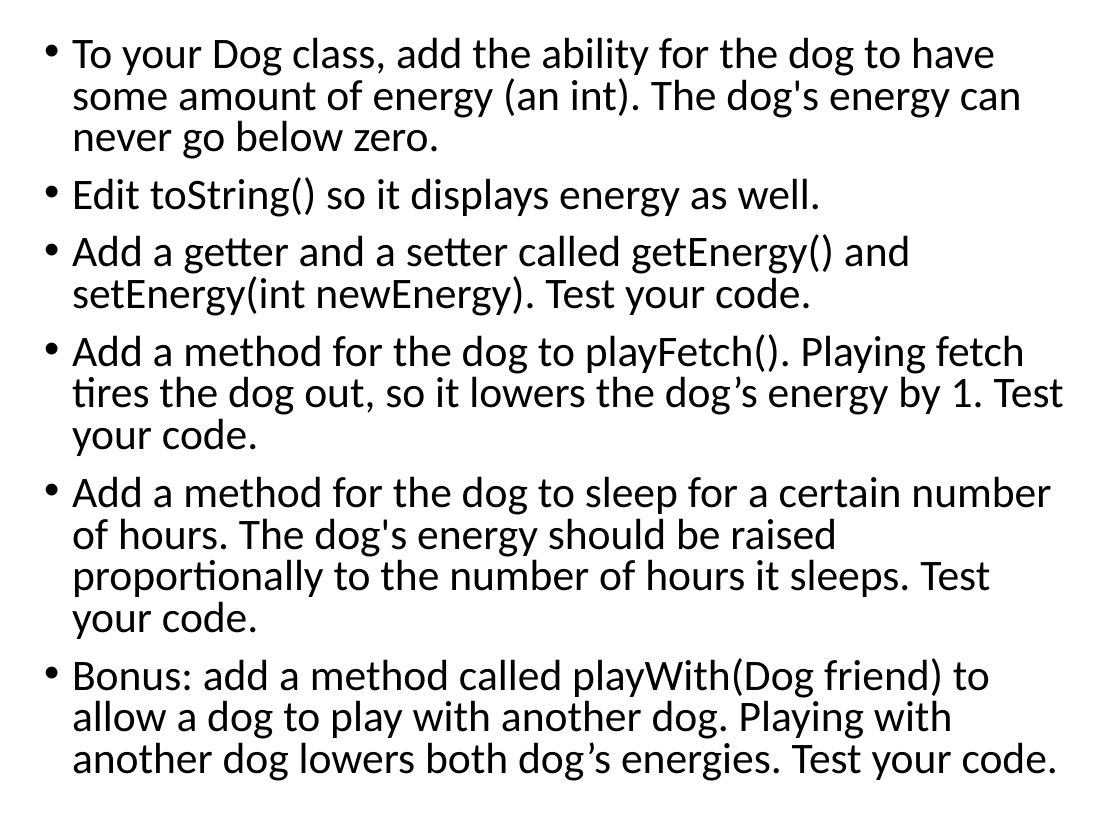
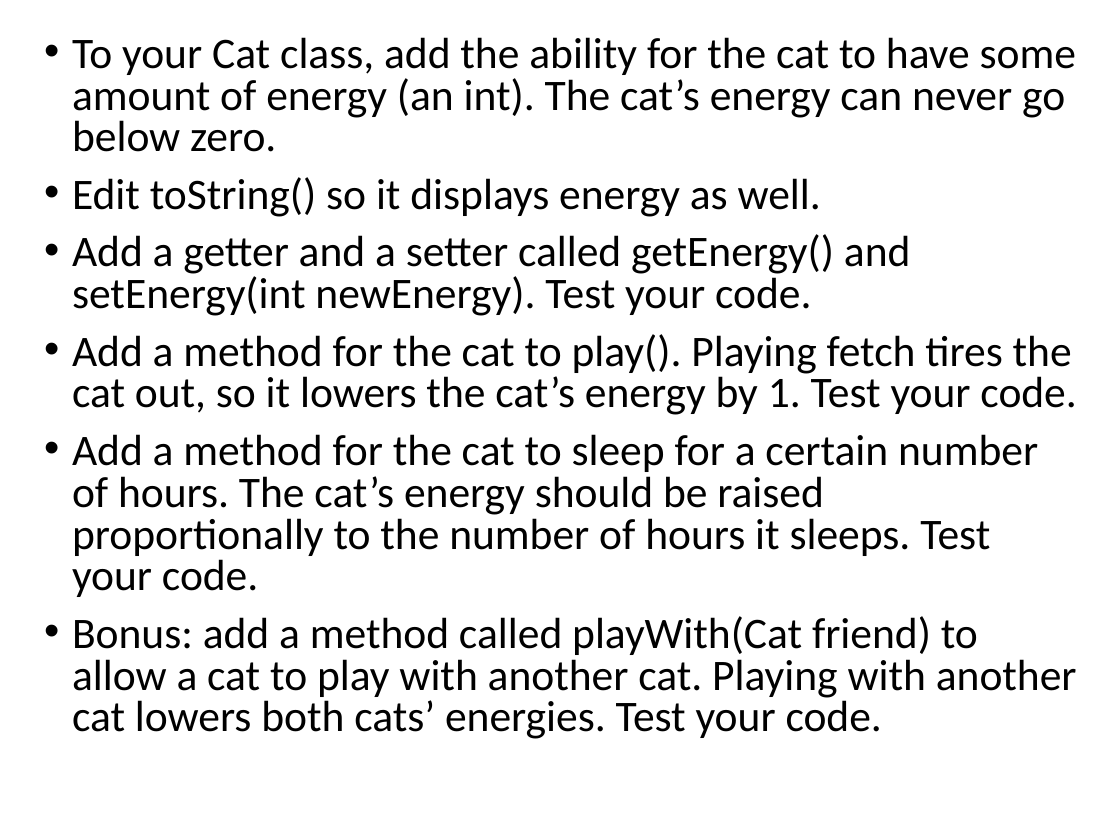
Before and after one commit to pkirlin/pl-s23, a slide deck: slide 2 of lectures/oop/creating-classes-day2-slides.pptx. Drawn at 1120x840 pixels with LibreOffice and Linux fonts; fonts in the diff are those of the drawing. Boxes give left, top, right and bottom in pixels: in the first picture for what was removed or moved away, otherwise in the second. Text is boxed around its words. In the diff, an @@ line names an element or a change of style, - is before the commit and + after.

```diff
--- a/lectures/oop/creating-classes-day2-slides.pptx
+++ b/lectures/oop/creating-classes-day2-slides.pptx
@@ text at box(72, 37, 1076, 152): text changed @@
-• To your Dog class, add the ability for the dog to have some amount of energy (an int). The dog's energy can never go below zero.
+• To your Cat class, add the ability for the cat to have some amount of energy (an int). The cat’s energy can never go below zero.
@@ text at box(72, 334, 1077, 739): text changed @@
-• Add a method for the dog to playFetch(). Playing fetch tires the dog out, so it lowers the dog’s energy by 1. Test your code.
-• Add a method for the dog to sleep for a certain number of hours. The dog's energy should be raised proportionally to the number of hours it sleeps. Test your code.
-• Bonus: add a method called playWith(Dog friend) to allow a dog to play with another dog. Playing with another dog lowers both dog’s energies. Test your code.
+• Add a method for the cat to play(). Playing fetch tires the cat out, so it lowers the cat’s energy by 1. Test your code.
+• Add a method for the cat to sleep for a certain number of hours. The cat’s energy should be raised proportionally to the number of hours it sleeps. Test your code.
+• Bonus: add a method called playWith(Cat friend) to allow a cat to play with another cat. Playing with another cat lowers both cats’ energies. Test your code.
```
Also in this commit, not shown: 3 other files.
